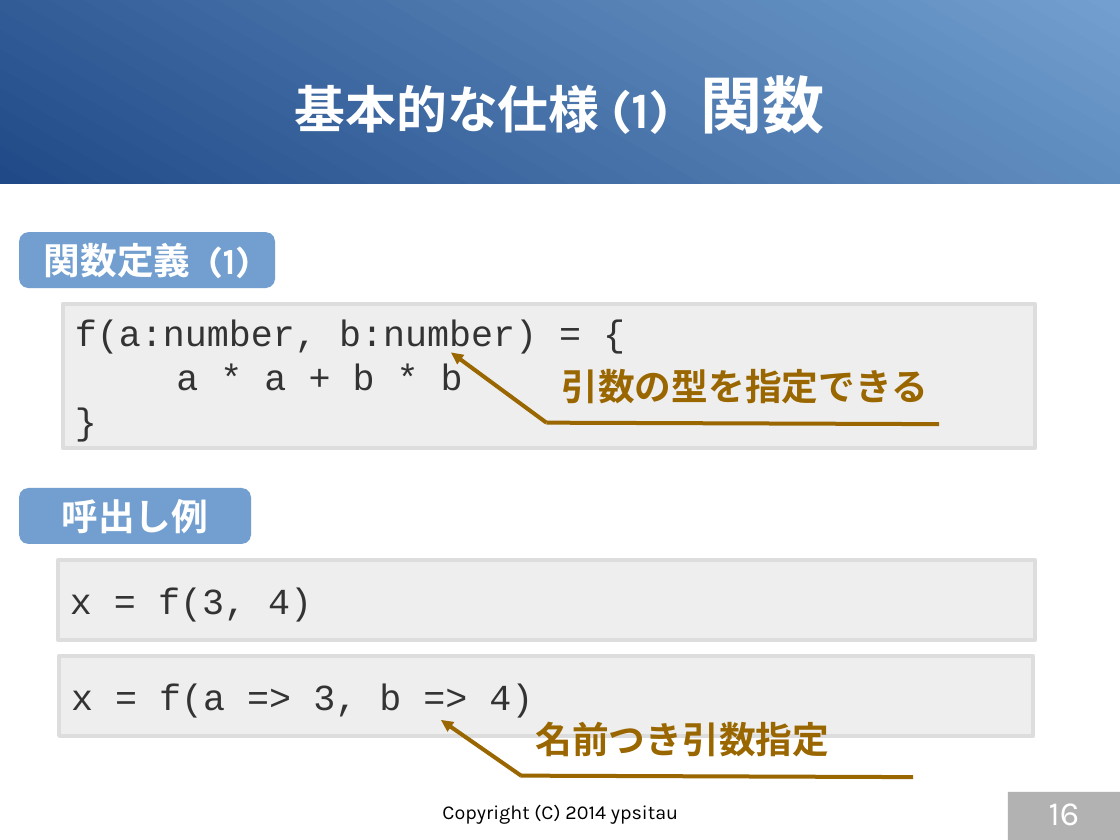
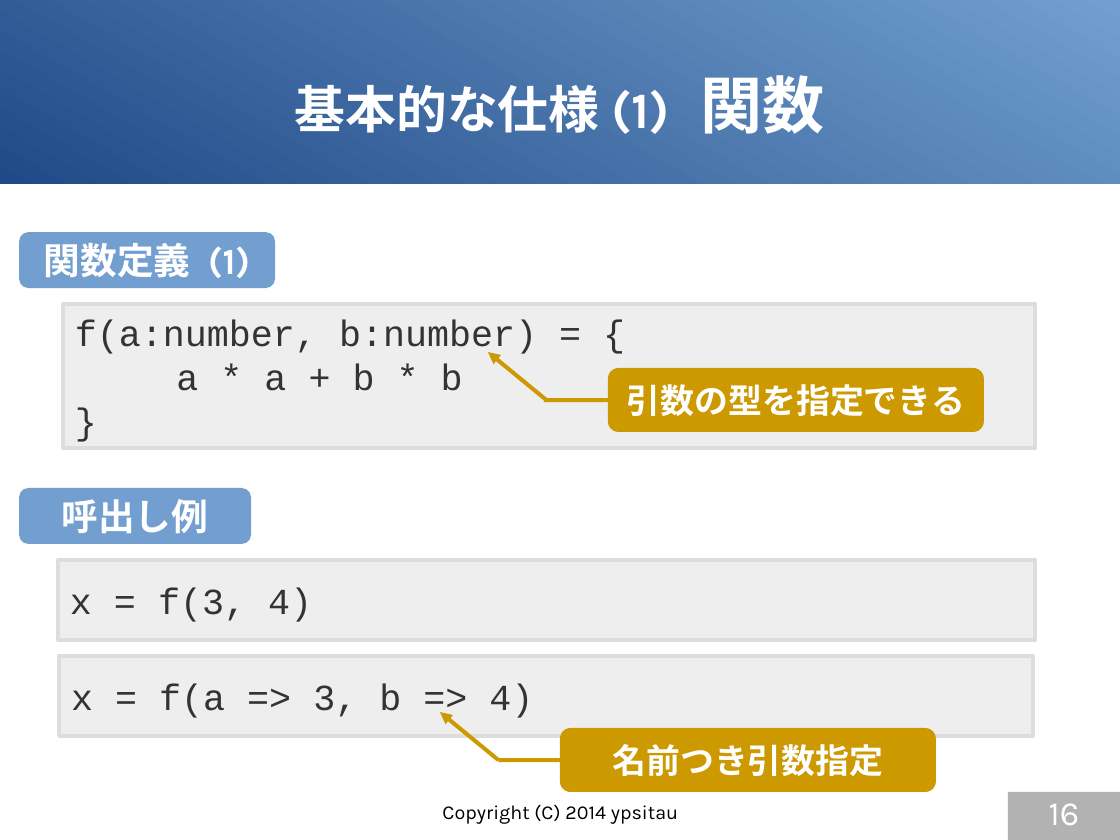
Before and after one commit to gura-lang/gura-doc, a slide deck: slide 16 of presentation/gura-introduction.odp. Drawn at 1120x840 pixels with LibreOffice and Linux fonts; fonts in the diff are those of the drawing. Boxes give left, top, right and bottom in pixels: in the first picture for what was removed or moved away, otherwise in the second. Text is boxed around its words. In the diff, an @@ line names an element or a change of style, - is before the commit and + after.

```diff
--- a/presentation/gura-introduction.odp
+++ b/presentation/gura-introduction.odp
@@ arrow moved from (451, 353) - (547, 423) to (488, 352) - (547, 400) @@
@@ arrow (488, 352) - (547, 400): stroke #996600 2.83 pt to #CC9900 2.83 pt @@
@@ rounded rectangle "引数の型を指定できる": place and size @@
-rounded rectangle "引数の型を指定できる" at bbox=[562, 368, 928, 404]
+rounded rectangle "引数の型を指定できる" at bbox=[608, 368, 984, 432]
@@ rounded rectangle "引数の型を指定できる" at bbox=[608, 368, 984, 432]: size 26 to 24 pt, font Karla to Courier New, text colour #996600 to #FFFFFF; alignment left to centre; vertical alignment top to middle; fill none to #CC9900 @@
@@ line added from (544, 400) to (608, 400), #CC9900 2.83 pt @@
@@ line removed from (547, 423) to (939, 424) @@
@@ arrow moved from (441, 721) - (521, 775) to (440, 712) - (499, 760) @@
@@ arrow (440, 712) - (499, 760): stroke #996600 2.83 pt to #CC9900 2.83 pt @@
@@ rounded rectangle "名前つき引数指定" at bbox=[560, 729, 936, 793]: size 26 to 24 pt, font Karla to Courier New, text colour #996600 to #FFFFFF; alignment left to centre; vertical alignment top to middle; fill none to #CC9900 @@
@@ rounded rectangle "名前つき引数指定": place and size @@
-rounded rectangle "名前つき引数指定" at bbox=[536, 721, 830, 757]
+rounded rectangle "名前つき引数指定" at bbox=[560, 729, 936, 793]
@@ line moved from (520, 775) - (914, 777) to (499, 760) - (563, 760) @@
@@ line (499, 760) - (563, 760): stroke #996600 2.83 pt to #CC9900 2.83 pt @@
```
Also in this commit, not shown: 13 other slides changed.
